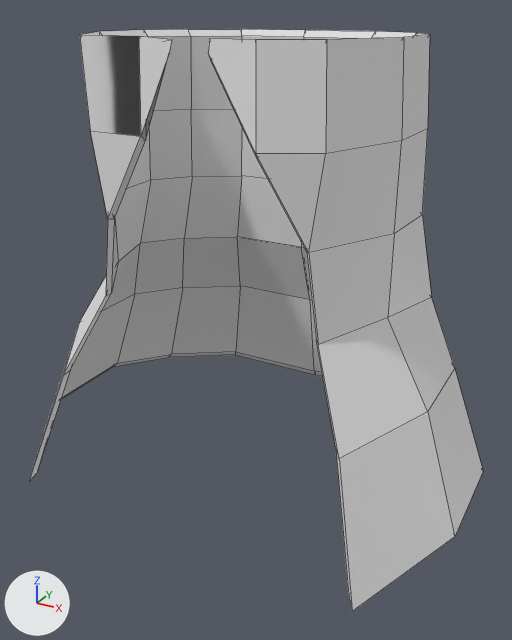
Renders of the FBX model Assets/Models/poncho.fbx from each side of a commit.
Before and after are seen from a camera (50 mm lens) standing at (2.28, -3.97, 3.57) and looking at (0.07, 0.04, 1.57). The axes (+X, +Y, +Z) are drawn at lower left. The lights are the same throughout. Mesh edges are drawn as thin lines. Vertices at the same position are counted once.
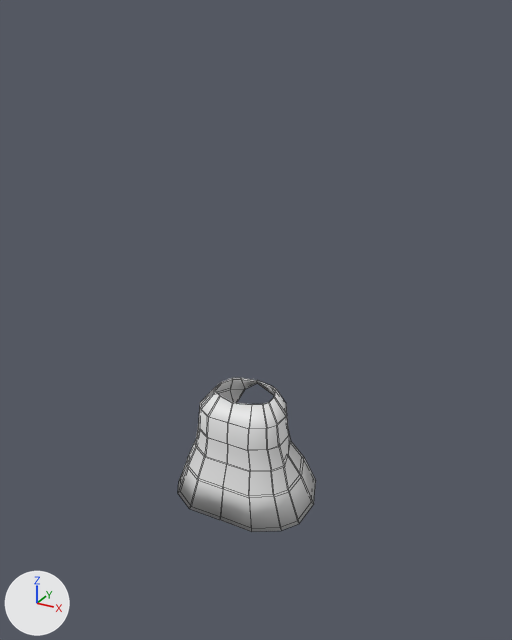
Changed parts and their boxes (x1, y1, x2, y2) in the pictures (512 x 640 px; the box of a moved part takes in the faces that stretch with it):
'Plane', reshaped, moved, turned, rescaled
    before: (29, 29, 483, 611)
    after: (178, 378, 316, 532)
part 1 of me_plane, moved or reshaped
    before: (139, 30, 430, 377)
    after: (190, 378, 275, 520)

The change, as a diff of the scene's bpy script:
```diff
--- a/Assets/Models/poncho.fbx.py
+++ b/Assets/Models/poncho.fbx.py
@@ me_plane @@
 # used by ob_plane; location = (0.0, 0.0, 0.0); rotation_euler = (1.571, 0.0, 0.0), in degrees (90, 0, 0)
-me_plane.from_pydata(...)  # 148 vertices, 145 faces; spans x -1.72..1.66, y 0.52..3.44, z -1.3..1.13
+me_plane.from_pydata(...)  # 144 vertices, 147 faces; spans x -1.66..1.66, y 0.52..3.31, z -1.3..1.13
+# me_plane part 1
+# 8 vertices are removed from x -0.08..0.26, y 2.87..3.44, z -0.91..0.78
+# 7 faces are deleted
+# 7 vertices in x -1.38..-0.88, y 0.52..2.37, z -0.95..-0.67 move by (-0.03, 0.0, 0.0)
+# 5 vertices in x -0.85..-0.01, y 0.52..1.33, z -1.3..-1.11 move by (0.01, 0.0, 0.0)
+# 5 vertices in x -1.23..-1.09, y 1.83..2.37, z -0.43..0.07 move by (0.04, 0.0, 0.0)
+# 4 vertices in x -1.43..-1.38, y 1.3..1.33, z -0.52..0.14 move by (0.05, 0.0, 0.0)
+# 4 vertices in x -1.72..-1.66, y 0.52..0.58, z -0.54..0.25 move by (0.06, 0.0, 0.0)
+# 3 vertices in x -0.52..0.52, y 2.87, z -0.89 move by (0.0, 0.01, 0.05)
+# 64 vertices move from x -1.11..1.05, y 0.52..3.44, z -1.15..1.13 to x -1.32..1.02, y 0.52..3.31, z -1.15..1.13
+# 4 vertices are added at (0.0, 3.28, 0.47), (0.0, 3.23, 0.49), (0.0, 3.31, 0.5), (0.0, 3.26, 0.52)
+# 9 new faces join them
+# me_plane part 2: the surface is now shaded smooth
@@ ob_plane @@
 ob_plane = bpy.data.objects.new('Plane', me_plane)
-ob_plane.location = (0.0, 0.0, 0.0)
-ob_plane.rotation_euler = (1.571, 0.0, 0.0)  # degrees (90, 0, 0)
+ob_plane.location = (0.0, 0.032, -0.069)
+ob_plane.rotation_euler = (1.571, 0.0, -3.142)  # degrees (90, 0, -180)
+ob_plane.scale = (0.322, 0.322, 0.322)
```
